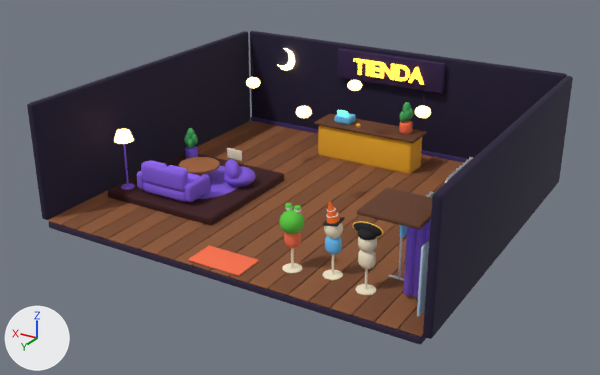
The glTF model public/models/room_shop.glb as it was, and as the next commit left it.
Rendered twice from a camera (50 mm lens) standing at (-9.94, 17.25, 8.89) and looking at (0.11, 0.5, 0.51). The lights are fixed; the arrows at lower left show +X, +Y and +Z. The first picture is the older version. Where no turn or scale is listed for an object, it has been applied to the vertices.

Names of what the first picture shows: 'Beanbag', 'CoffeeTable', 'Counter', 'CounterTop', 'DoorMat', 'FittingCurtain', 'FittingFrame', 'FloorLamp', 'FloorPlanks', 'Loveseat', 'MannequinCone', 'Plant', 'Room', 'Rug', 'Showcase', 'SignBoard' and 16 more.
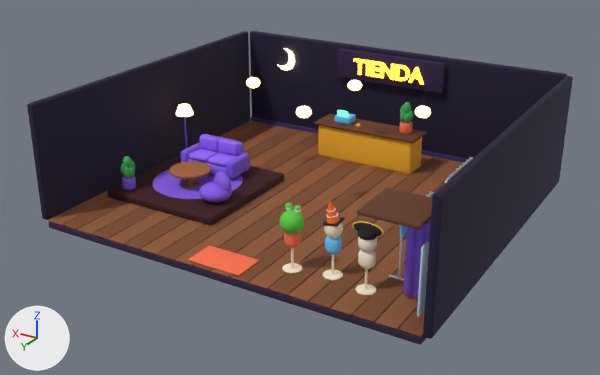
What changed in the scene script:
```text
Change ob_beanbag:
    ob_beanbag.location: (1.9, 0.6, 0.25) -> (1.85, 1.75, 0.25)
    ob_beanbag.rotation_euler: (0.0, 0.0, -0.698) -> (0.0, 0.0, 2.618)  # degrees (0, 0, -40) -> degrees (0, 0, 150)
Change ob_coffeetable:
    ob_coffeetable.location: (3.0, 0.9, 0.25) -> (3.0, 1.3, 0.25)
Change ob_floorlamp:
    ob_floorlamp.location: (4.3, 2.3, 0.25) -> (4.3, -0.2, 0.25)
Change ob_loveseat:
    ob_loveseat.location: (3.0, 2.0, 0.25) -> (3.0, 0.2, 0.25)
    ob_loveseat.rotation_euler: (0.0, 0.0, 0.0) -> (0.0, 0.0, -3.142)  # degrees (0, 0, 0) -> degrees (0, 0, -180)
Change ob_plant:
    ob_plant.location: (4.2, -0.3, 0.25) -> (4.25, 2.3, 0.25)
```

Location of each change, (x1, y1, x2, y2) in pixels of the pictures (600 x 375 px):
'Loveseat', moved, turned
    before: (137, 160, 210, 202)
    after: (180, 134, 250, 178)
'Beanbag', moved, turned
    before: (224, 159, 256, 187)
    after: (199, 172, 232, 203)
'CoffeeTable', moved
    before: (179, 157, 220, 176)
    after: (169, 161, 211, 188)
'Plant', moved
    before: (184, 128, 198, 159)
    after: (120, 156, 136, 190)
'FloorLamp', moved
    before: (114, 129, 135, 190)
    after: (176, 103, 194, 148)
